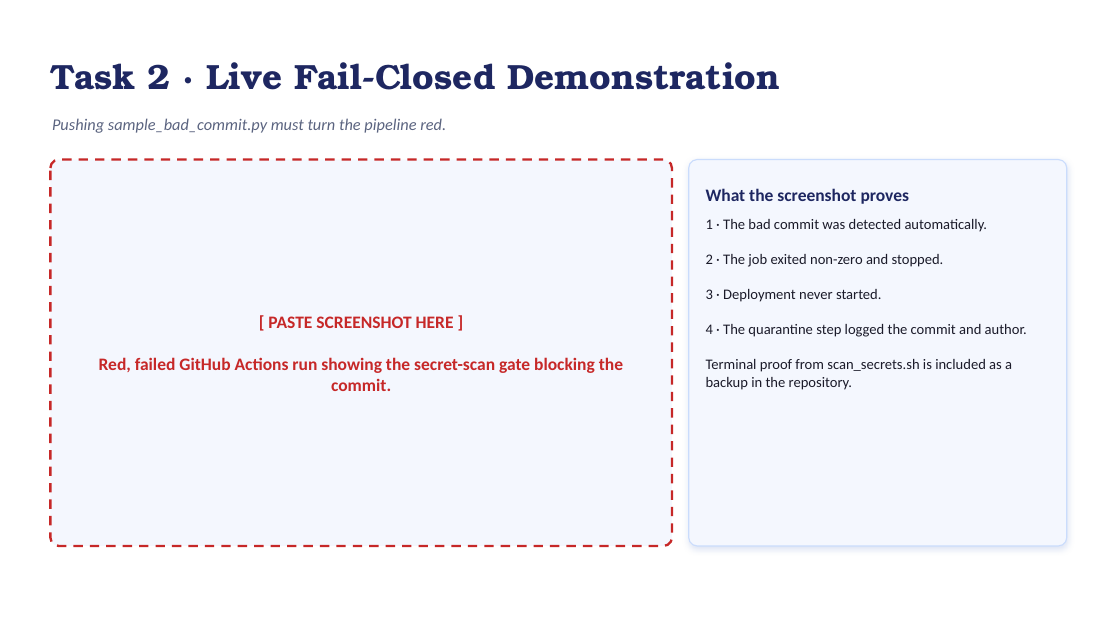
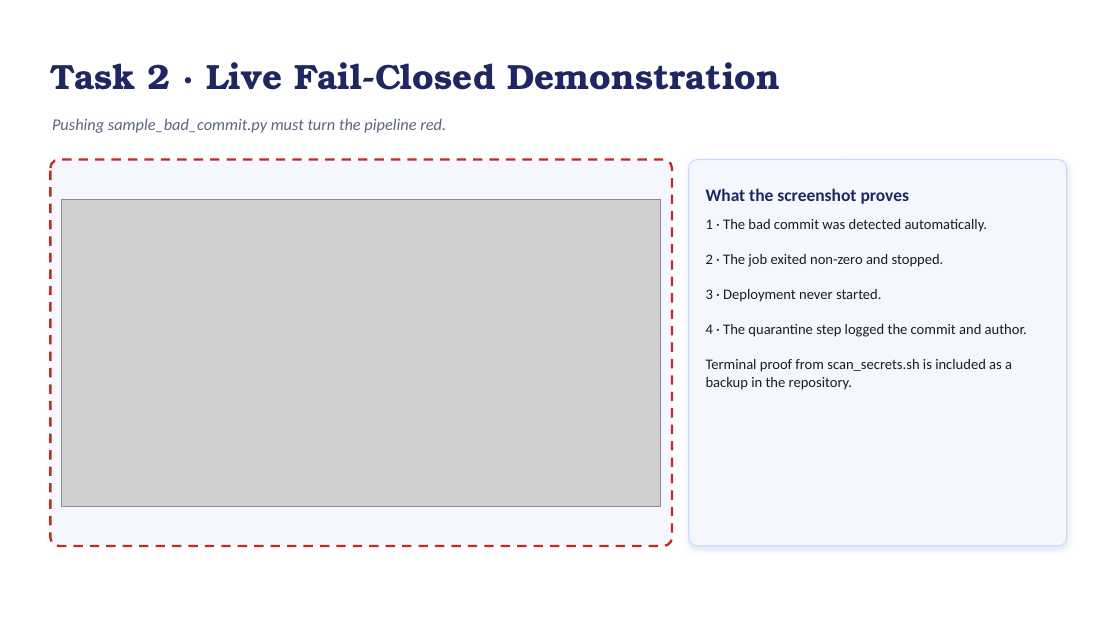
Before and after one commit to harshil1918/habot-devops-blueprint, a slide deck: slide 9 of docs/architecture_presentation.pptx. Drawn at 1120x630 pixels with LibreOffice and Linux fonts; fonts in the diff are those of the drawing; grey boxes stand for pictures. Boxes give left, top, right and bottom in pixels: in the first picture for what was removed or moved away, otherwise in the second. Text is boxed around its words. In the diff, an @@ line names an element or a change of style, - is before the commit and + after.

Commit message:
add photo

```diff
--- a/docs/architecture_presentation.pptx
+++ b/docs/architecture_presentation.pptx
@@ picture added at box(62, 199, 661, 507) @@
@@ text removed at box(99, 316, 623, 391) @@
-[ PASTE SCREENSHOT HERE ]
-Red, failed GitHub Actions run showing the secret-scan gate blocking the commit.
```
